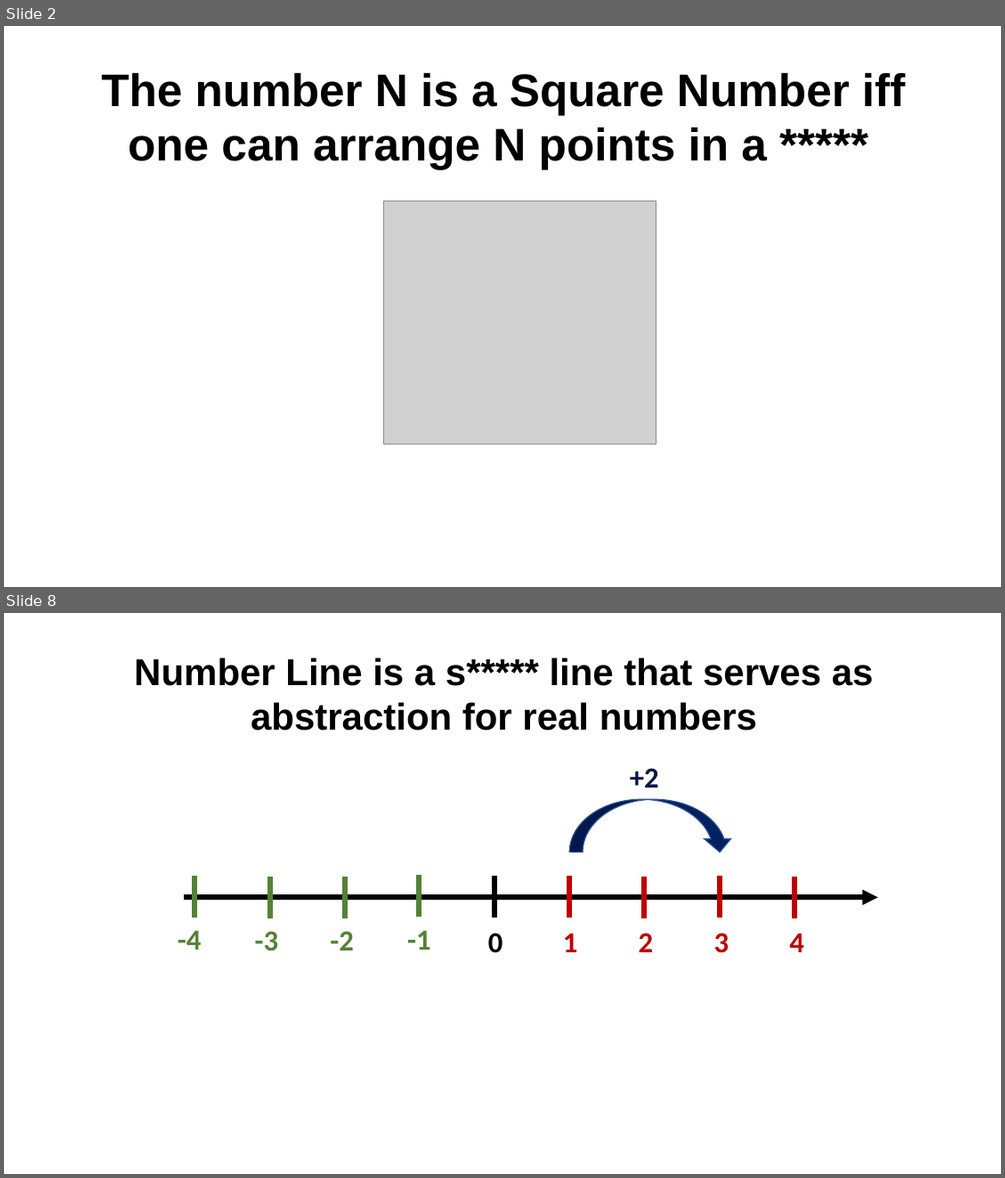
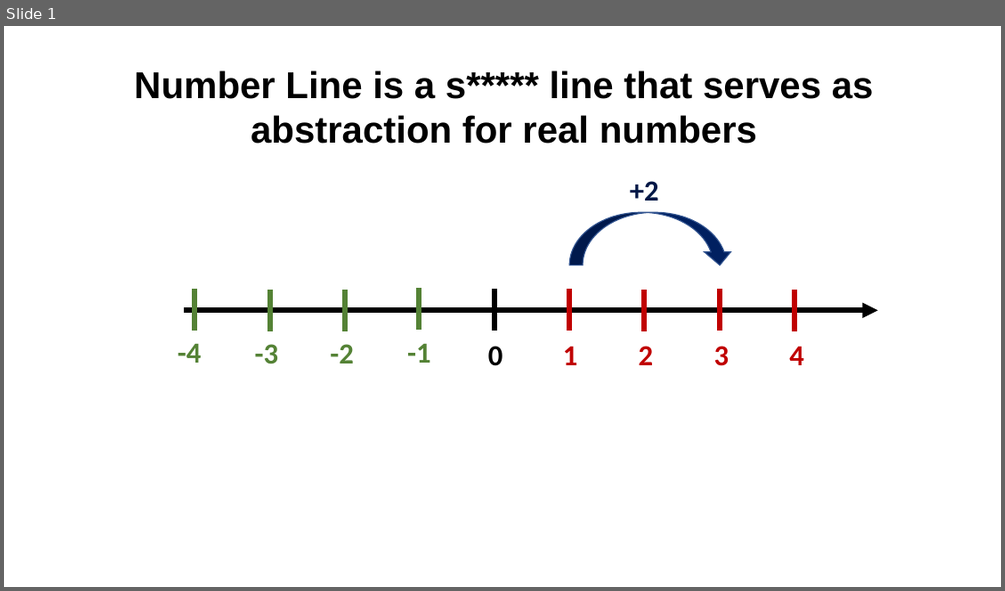
Before and after one commit to valdas1966/myq, a slide deck: Images/Mathematics/Numbers/For Pictures.pptx. Shown one above the other, each under a label of ours: slides 2 and 8 before the commit, slide 1 after it; the slides between them are not shown. The pictures are 1005x1178 and 1005x591 pixels, drawn with LibreOffice and Linux fonts; fonts in the diff are those of the drawing; grey boxes stand for pictures. Boxes give left, top, right and bottom in pixels: in the first picture for what was removed or moved away, otherwise in the second. Text is boxed around its words. In the diff, an @@ line names an element or a change of style, - is before the commit and + after.

```diff
--- a/Images/Mathematics/Numbers/For Pictures.pptx
+++ b/Images/Mathematics/Numbers/For Pictures.pptx
@@ slide 2 removed at [4, 26, 1001, 587], background #FFFFFF @@
@@ text removed at [101, 72, 905, 170] @@
-The number N is a Square Number iff one can arrange N points in a *****
@@ picture removed at [384, 201, 656, 443] @@
@@ what was slide 8 is now slide 1 @@
```
Also in this commit, not shown: 6 other slides removed, 23 other files.
